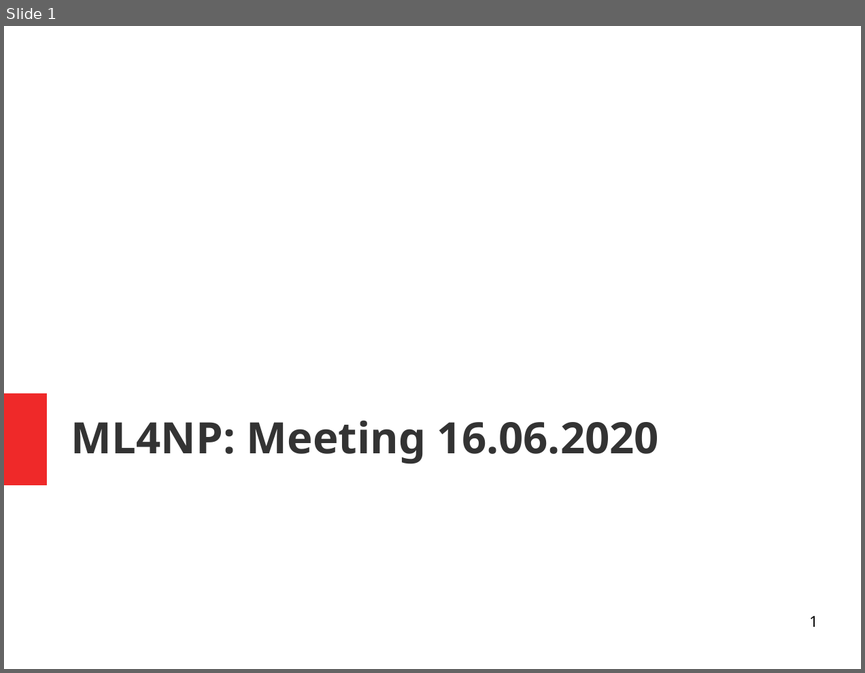
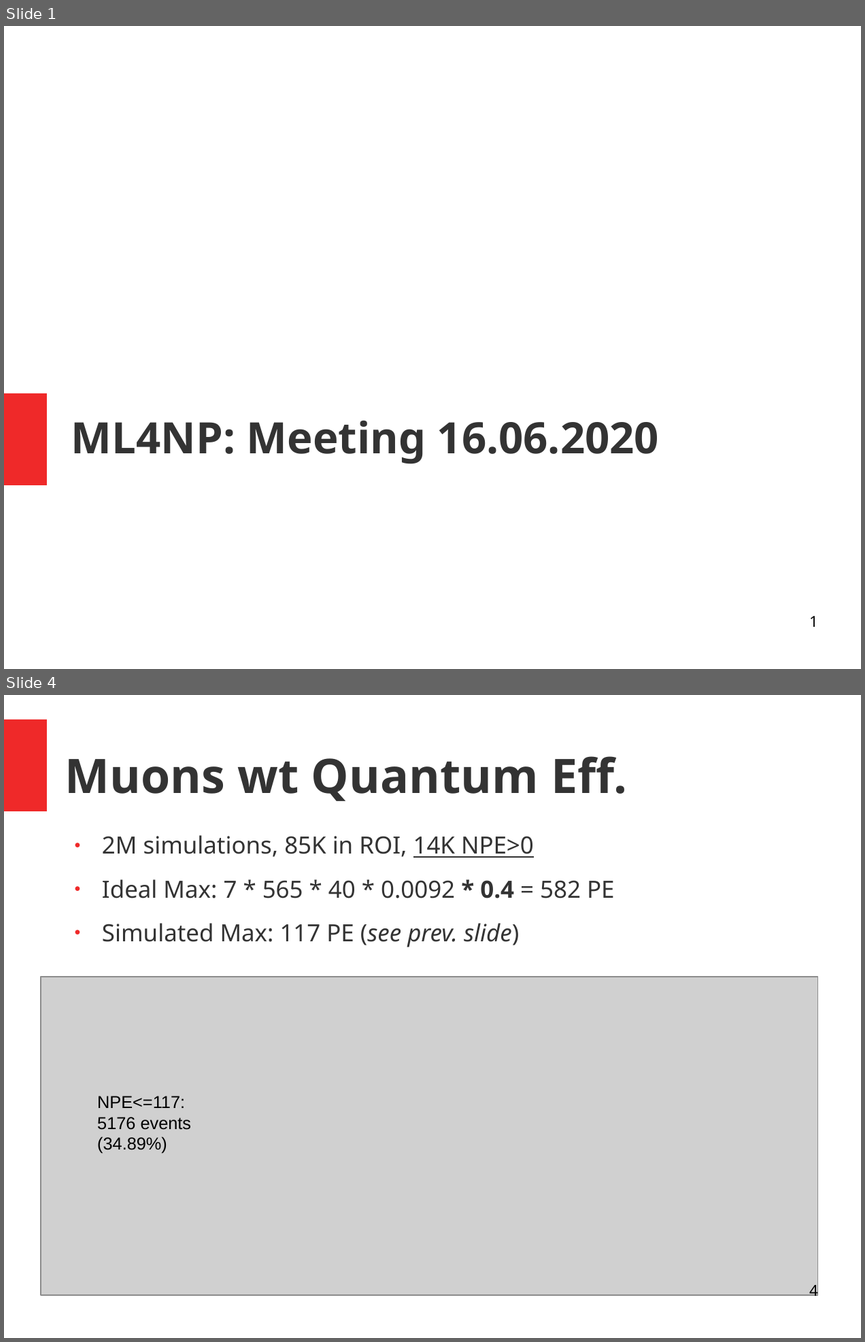
Before and after one commit to luigiberducci/ML4NP, a slide deck: Docs/meeting_ml4np_16giu2020.odp. Shown one above the other, each under a label of ours: slide 1 before the commit, slides 1 and 4 after it; the slides between them are not shown. The pictures are 865x673 and 865x1342 pixels, drawn with LibreOffice and Linux fonts; fonts in the diff are those of the drawing; grey boxes stand for pictures. Boxes give left, top, right and bottom in pixels: in the first picture for what was removed or moved away, otherwise in the second. Text is boxed around its words. In the diff, an @@ line names an element or a change of style, - is before the commit and + after.

```diff
--- a/Docs/meeting_ml4np_16giu2020.odp
+++ b/Docs/meeting_ml4np_16giu2020.odp
@@ slide 4 added at <box>4,695,861,1338</box>, background #FFFFFF @@
@@ rectangle added at <box>4,719,47,811</box>, fill #EF2929 @@
@@ title added at <box>65,756,627,801</box>, 44 pt, text #333333, bold @@
+Muons wt Quantum Eff.
@@ text added at <box>102,835,615,947</box>, 22 pt, text #333333 @@
+● 2M simulations, 85K in ROI, 14K NPE>0
+● Ideal Max: 7 * 565 * 40 * 0.0092 * 0.4 = 582 PE
+● Simulated Max: 117 PE (see prev. slide)
@@ picture added at <box>41,977,818,1295</box> @@
@@ text added at <box>97,1096,192,1153</box>, 16 pt, text #000000 @@
+NPE<=117:
+5176 events (34.89%)
@@ page number added at <box>809,1281,818,1299</box>, 14 pt, text #000000 @@
+4
```
Also in this commit, not shown: 3 slides changed, 2 other slides added, 3 other files.
